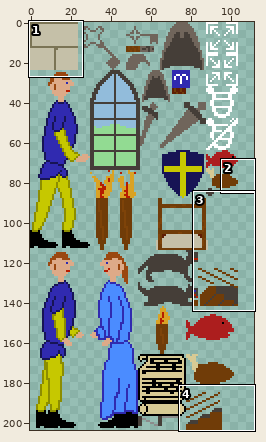
Sprite sheet, stored at res/sprites.png. The picture above shows the old version from afar; the outline marks the close-up.
Close-up. Before the commit:
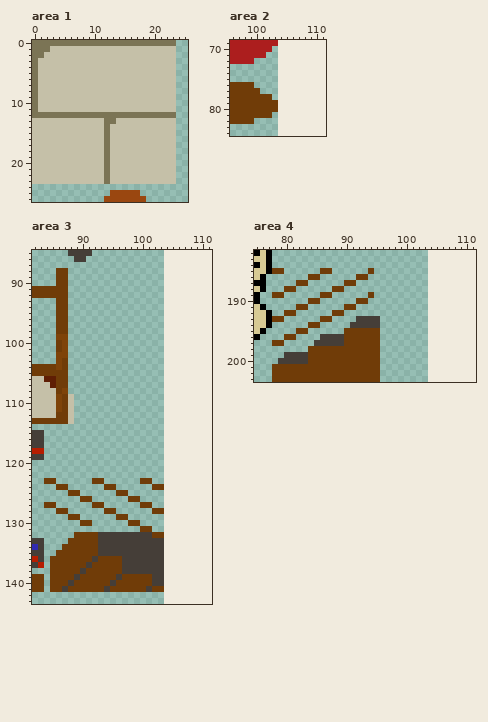
The file is 104x204 pixels. Pixels under 10% opacity are left out. Colours within 5 levels of each other are drawn and written as one. Shown: area 1: x 0..25, y 0..26; area 2: x 96..111, y 69..84; area 3: x 82..111, y 85..143; area 4: x 75..111, y 182..203. The old version is drawn lined up with the new one, on the new canvas.
After:
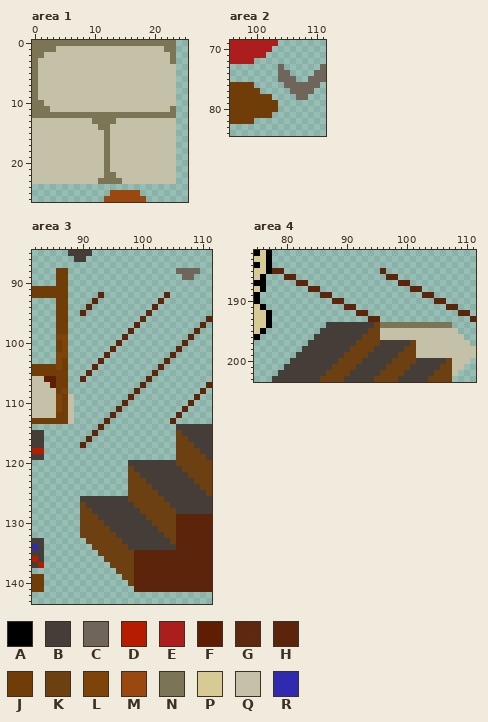
Palette (. is transparent): A #000000  B #453e38  C #70655b  D #b61d00  E #ac1e1e  F #5f1e04  G #5c250bf9  H #5c250b  J #703c08  K #6c4010  L #7e4309  M #9a4710  N #7b7455  P #d7ca94  Q #c5c0a8  R #302ab0
Difference:
canvas 104x204 -> 112x204
Area 1:
y 1: x 3 Q -> N; x 22..23 QQ -> NN
y 2..3: x 23 Q -> N
y 10: x 1 Q -> N
y 11: x 1..2 QQ -> NN; x 23 Q -> N
y 13: x 10..11 QQ -> NN
y 14: x 11 Q -> N
y 22: x 13 Q -> N
y 23: x 11 Q -> N; x 13..14 QQ -> NN
Area 2:
y 73: x 104 . -> C; x 111 . -> C
y 74: x 104..105 .. -> CC; x 110..111 .. -> CC
y 75: x 104..106 ... -> CCC; x 109..111 ... -> CCC
y 76: x 105..110 ...... -> CCCCCC
y 77: x 106..109 .... -> CCCC
y 78: x 107..108 .. -> CC
Area 3:
y 88: x 106..109 .... -> CCCC
y 89: x 107..108 .. -> CC
y 92: x 93 . -> H; x 104 . -> H
y 93: x 92 . -> H; x 103 . -> H
y 94: x 91 . -> H; x 102 . -> H
y 95: x 90 . -> H; x 101 . -> G
y 96: x 100 . -> G; x 111 . -> H
y 97: x 99 . -> H; x 110 . -> H
y 98: x 98 . -> H; x 109 . -> H
y 99: x 97 . -> H; x 108 . -> H
y 100: x 96 . -> H; x 107 . -> H
y 101: x 95 . -> H; x 106 . -> H
y 102: x 94 . -> H; x 105 . -> H
y 103: x 93 . -> H; x 104 . -> H
y 104: x 92 . -> H; x 103 . -> H
y 105: x 91 . -> H; x 102 . -> H
y 106: x 90 . -> H; x 101 . -> H
y 107: x 100 . -> H; x 111 . -> H
y 108: x 99 . -> H; x 110 . -> H
y 109: x 98 . -> H; x 109 . -> H
y 110: x 97 . -> H; x 108 . -> H
y 111: x 96 . -> H; x 107 . -> H
y 112: x 95 . -> H; x 106 . -> H
y 113: x 94 . -> H; x 105 . -> H
y 114: x 93 . -> H; x 106..111 ...... -> BBBBBB
y 115: x 92 . -> H; x 106..111 ...... -> KBBBBB
y 116: x 91 . -> H; x 106..111 ...... -> KKBBBB
y 117: x 90 . -> H; x 106..111 ...... -> KKKBBB
y 118: x 106..111 ...... -> KKKKBB
y 119: x 106..111 ...... -> KKKKKB
y 120: x 98..111 .............. -> BBBBBBBBKKKKKK
y 121: x 98..111 .............. -> KBBBBBBBBKKKKK
y 122: x 98..111 .............. -> KKBBBBBBBBKKKK
y 123: x 84..85 JJ -> ..; x 92..93 JJ -> ..; x 98..111 ..JJ.......... -> KKKBBBBBBBBKKK
y 124: x 86..87 JJ -> ..; x 94..95 JJ -> ..; x 98..111 ....JJ........ -> KKKKBBBBBBBBKK
y 125: x 88..89 JJ -> ..; x 96..111 JJ.............. -> ..KKKKKBBBBBBBBK
y 126: x 90..111 JJ......JJ............ -> BBBBBBBBKKKKKKBBBBBBBB
y 127: x 84..85 JJ -> ..; x 90..111 ..JJ......JJ.......... -> KBBBBBBBBKKKKKKBBBBBBB
y 128: x 86..87 JJ -> ..; x 90..111 ....JJ......JJ........ -> KKBBBBBBBBKKKKKKBBBBBB
y 129: x 88..111 JJ......JJ.............. -> ..KKKBBBBBBBBKKKKKHHHHHH
y 130: x 90..111 JJ......JJ............ -> KKKKBBBBBBBBKKKKHHHHHH
y 131: x 90..111 ..........JJ.......... -> KKKKKBBBBBBBBKKKHHHHHH
y 132: x 89..95 JJJJBBB -> .KKKKKK; x 102..111 JJ........ -> BBKKHHHHHH
y 133: x 88..96 JJJJJBBBB -> ...KKKKKK; x 104..111 ........ -> BKHHHHHH
y 134: x 87..97 JJJJJJBBBBB -> .....KKKKKK; x 104..111 ........ -> BBHHHHHH
y 135: x 86..111 JJJJJJJBBBBBBBBBBB........ -> .......KKKKKKHHHHHHHHHHHHH
y 136: x 85..111 JJJJJJJBJJJJBBBBBBB........ -> .........KKKKKHHHHHHHHHHHHH
y 137: x 85..111 JJJJJJBJJJJJBBBBBBB........ -> ..........KKKKHHHHHHHHHHHHH
y 138: x 85..111 JJJJJBJJJJJJBBBBBBB........ -> ...........KKKHHHHHHHHHHHHH
y 139: x 85..111 JJJJBJJJJJJBJJJJJBB........ -> ............KKHHHHHHHHHHHHH
y 140: x 85..111 JJJBJJJJJJBJJJJJJBB........ -> .............KHHHHHHHHHHHHH
y 141: x 85..111 JJBJJJJJJBJJJJJJBJJ........ -> ..............HHHHHHHHHHHHH
Area 4:
y 185: x 78..79 JJ -> HH; x 86..87 JJ -> ..; x 94 J -> .; x 96 . -> H
y 186: x 80..81 .. -> HH; x 84..85 JJ -> ..; x 92..93 JJ -> ..; x 97..98 .. -> HH
y 187: x 82..83 JJ -> HH; x 90..91 JJ -> ..; x 99..100 .. -> HH
y 188: x 80..81 JJ -> ..; x 84..85 .. -> HH; x 88..89 JJ -> ..; x 101..102 .. -> HH
y 189: x 78..79 JJ -> ..; x 86..87 JJ -> HH; x 94 J -> .; x 103..104 .. -> HH
y 190: x 84..85 JJ -> ..; x 88..89 .. -> HH; x 92..93 JJ -> ..; x 105..106 .. -> HH
y 191: x 82..83 JJ -> ..; x 90..91 JJ -> HH; x 107..108 .. -> HH
y 192: x 80..81 JJ -> ..; x 88..89 JJ -> ..; x 92..93 .. -> HH; x 109..110 .. -> HH
y 193: x 78..79 JJ -> ..; x 86..87 JJ -> ..; x 92..95 BBBB -> ..HH; x 111 . -> H
y 194: x 84..85 JJ -> ..; x 87..90 .... -> BBBB; x 95..107 B............ -> KNNNNNNNNNNNN
y 195: x 82..83 JJ -> ..; x 86..108 ....JJJJJJ............. -> BBBBBBBBKKQQQQQQQQQQQQQ
y 196: x 80..81 JJ -> ..; x 85 . -> B; x 90..109 JJJJJJ.............. -> BBBKKKQQQQQQQQQQQQQQ
y 197: x 78..79 JJ -> ..; x 84 . -> B; x 90..110 JJJJJJ............... -> BBKKKKBBBBBKQQQQQQQQQ
y 198: x 83..111 .JJJJJJJJJJJJ................ -> BBBBBBBBKKKKBBBBBKKQQQQQQQQQQ
y 199: x 80..81 BB -> ..; x 84..111 JJJJJJJJJJJJ................ -> BBBBBBKKKKBBBBBKKKQQQQQQQQQQ
y 200: x 79..80 BB -> ..; x 84..110 JJJJJJJJJJJJ............... -> BBBBBKKKKBBBBBKKKKBBBBBKQQQ
y 201: x 78..109 JJJJJJJJJJJJJJJJJJ.............. -> ..BBBBBBBBKKKKBBBBBKKKKBBBBBKKQQ
y 202: x 78..108 JJJJJJJJJJJJJJJJJJ............. -> .BBBBBBBBKKKKBBBBBKKKKBBBBBKKKQ
y 203: x 78..107 JJJJJJJJJJJJJJJJJJ............ -> BBBBBBBBKKKKBBBBBKKKKBBBBBKKKK
